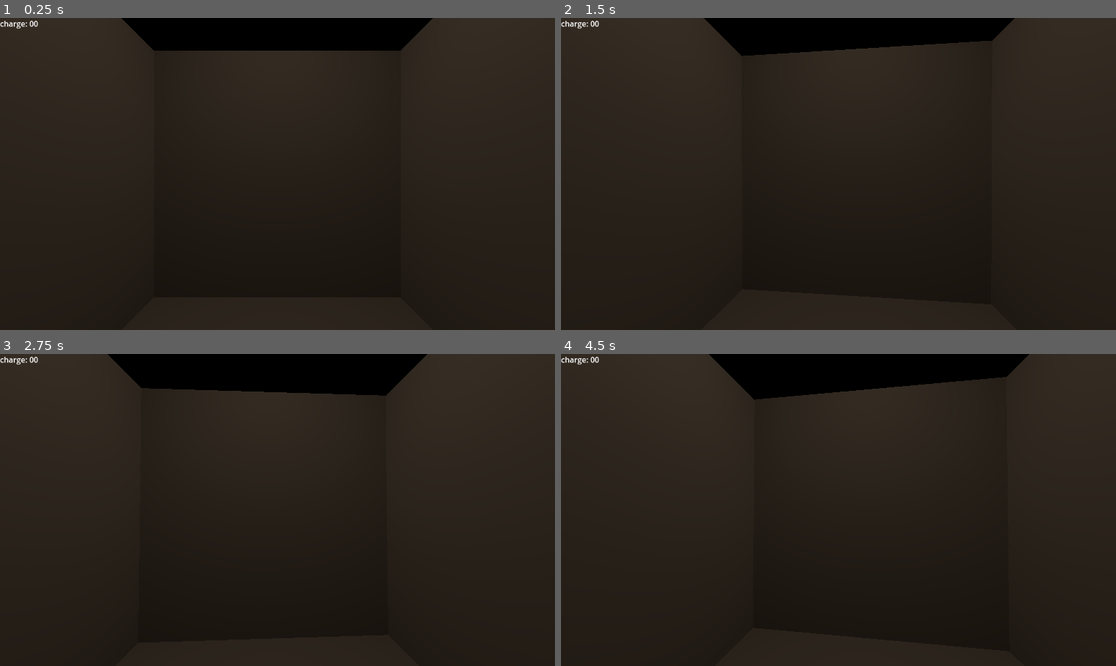
Above: before the commit, frames 1-4 (two rows, left to right).
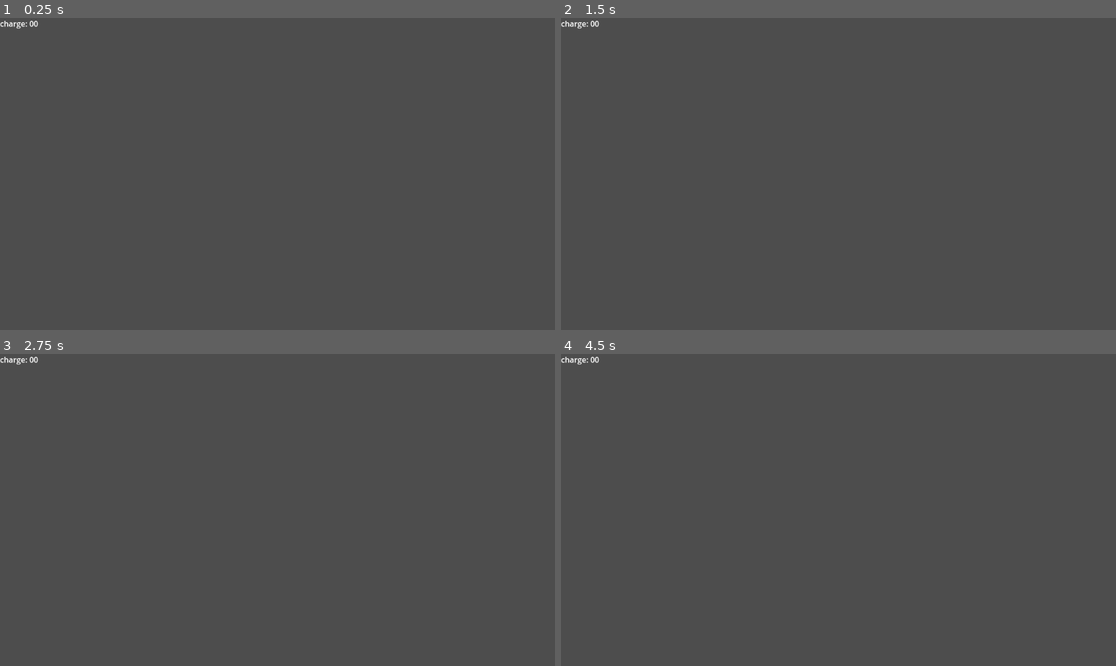
Above: after the commit, the same moments.

Repository: DerBrezel/elevator-pitch
Game: Godot game, scene res://scene_elevator_test.tscn
Two runs of this game, one before a commit and one after it. Both use one fixed random seed, a clock stepped at 60 frames per second and the inputs below.
Inputs (mouse positions are in pixels of both pictures, inside the frame that each line leads up to):
- Up to frame 1 (0.25 s): no input
- Up to frame 2 (1.5 s): tap Enter at 0.5 s; move the mouse to (866, 174) at 0.52 s; press the mouse at (866, 174) at 0.53 s; tap Space at 1.25 s; move the mouse to (810, 174) at 1.27 s; release the mouse at (810, 174) at 1.28 s; click (810, 174) at 1.35 s
- Up to frame 3 (2.75 s): tap Enter at 2 s; move the mouse to (288, 503) at 2.02 s; press the mouse at (288, 503) at 2.03 s
- Up to frame 4 (4.5 s): tap Space at 2.75, 4.25 s; move the mouse to (832, 516) at 2.77 s; release the mouse at (832, 516) at 2.78 s; click (832, 516) at 2.85 s; tap Enter at 3.5 s; move the mouse to (877, 513) at 3.52 s; press the mouse at (877, 513) at 3.53 s; move the mouse to (794, 506) at 4.27 s; release the mouse at (794, 506) at 4.28 s; click (794, 506) at 4.35 s

The runs differ from the first frame. In frame 1, 100% of the frame differs, in the area x 0-100%, y 0-100%; in frame 2, 100%; in frame 3, 100%; in frame 4, 100%.

Commit message:
feat: add outline shader

Diff:
--- /dev/null
+++ b/core/shader/outline.gdshader
@@ -0,0 +1,24 @@
+shader_type spatial;
+render_mode unshaded;
+
+uniform sampler2D SCREEN_TEXTURE : hint_screen_texture;
+uniform vec4 outline_color : source_color;
+uniform float outline_width = 2.0;
+uniform bool constant_width = true;
+
+void fragment() {
+	vec4 pixelatedtext = texture(SCREEN_TEXTURE, SCREEN_UV);
+	vec2 pixel_size = 1.0 / VIEWPORT_SIZE;
+	ALBEDO = pixelatedtext.rgb;
+	for(int y = -1*int(outline_width); y <= 1*int(outline_width); y++)
+	for(int x = -1*int(outline_width); x <= 1*int(outline_width); x++)
+	{
+		vec4 tex = texture(SCREEN_TEXTURE, SCREEN_UV + vec2(float(x),float(y)) * pixel_size );
+		if(tex.a == 0.0 && SCREEN_UV.x + float(x) * pixel_size.x < 1.0 && SCREEN_UV.x + float(x) * pixel_size.x > 0.0 && SCREEN_UV.y + float(y) * pixel_size.y < 1.0 && SCREEN_UV.y + float(y) * pixel_size.y > 0.0)
+		{
+			ALBEDO = outline_color.rgb;
+			ALPHA = 1.0;
+		}
+	}
+
+}
--- a/scene_elevator_test.tscn
+++ b/scene_elevator_test.tscn
@@ -1,9 +1,10 @@
-[gd_scene load_steps=10 format=3 uid="uid://b63pbsjgqmtr2"]
+[gd_scene load_steps=12 format=3 uid="uid://b63pbsjgqmtr2"]
 
 [ext_resource type="Script" path="res://core/scripts/camera_controller.gd" id="1_7qeaq"]
 [ext_resource type="Script" path="res://core/scripts/interactor.gd" id="2_xeva2"]
 [ext_resource type="Script" path="res://elevator/scripts/crank.gd" id="3_nkyu6"]
 [ext_resource type="Script" path="res://core/scripts/ui_charge.gd" id="4_0rnvb"]
+[ext_resource type="Shader" path="res://core/shader/outline.gdshader" id="4_x641m"]
 
 [sub_resource type="ORMMaterial3D" id="ORMMaterial3D_sfjg6"]
 albedo_color = Color(0.43, 0.386355, 0.3397, 1)
@@ -17,13 +18,22 @@
 
 [sub_resource type="BoxMesh" id="BoxMesh_oc3qn"]
 
+[sub_resource type="ShaderMaterial" id="ShaderMaterial_bfxfm"]
+render_priority = 0
+shader = ExtResource("4_x641m")
+shader_parameter/outline_color = Color(0.9, 0.51, 0, 1)
+shader_parameter/outline_width = 2.0
+shader_parameter/constant_width = true
+
 [sub_resource type="StandardMaterial3D" id="StandardMaterial3D_78714"]
+next_pass = SubResource("ShaderMaterial_bfxfm")
 rim = 0.16
 rim_tint = 1.0
 
 [node name="Node3D" type="Node3D"]
 
 [node name="CSGBox3D" type="CSGBox3D" parent="."]
+visible = false
 flip_faces = true
 material = SubResource("ORMMaterial3D_sfjg6")
 
@@ -53,6 +63,7 @@
 shape = SubResource("BoxShape3D_p27qm")
 
 [node name="MeshInstance3D" type="MeshInstance3D" parent="Button"]
+transform = Transform3D(1, 0, 0, 0, 1, 0, 0, 0, 1, 0, 0, 0)
 mesh = SubResource("BoxMesh_oc3qn")
 surface_material_override/0 = SubResource("StandardMaterial3D_78714")
 
